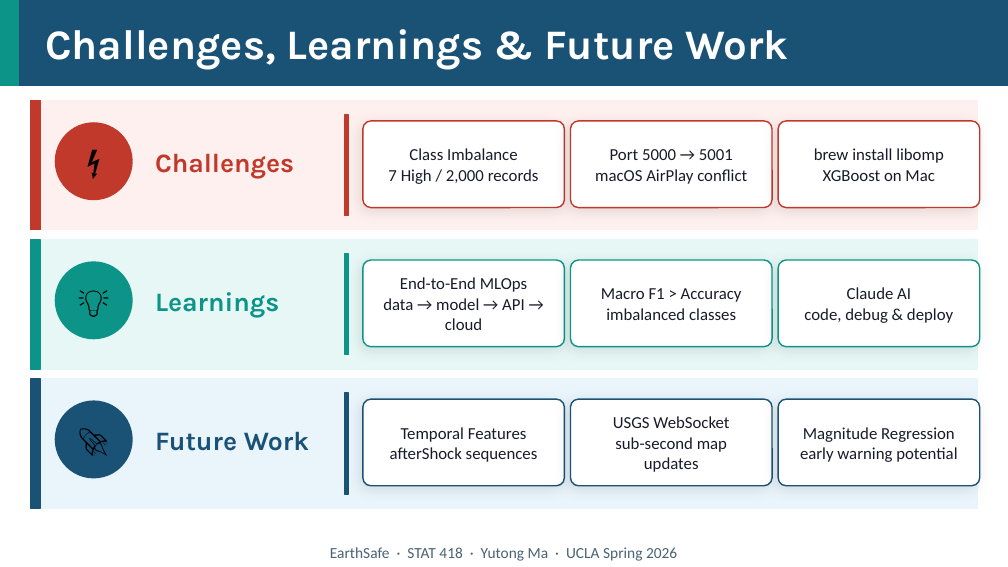
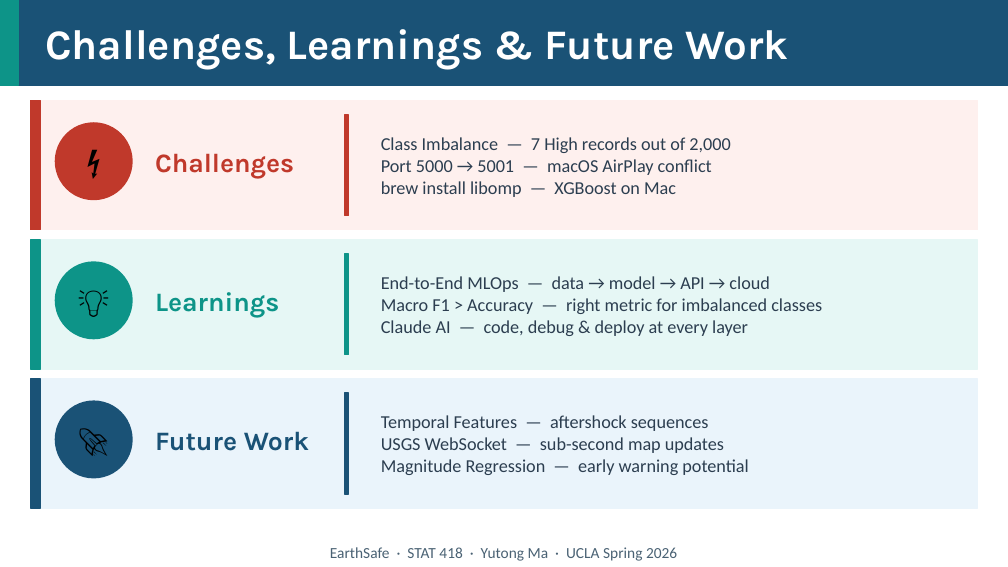
Before and after one commit to tt12049999/EarthSafe, a slide deck: slide 7 of presentation/EarthSafe_Final_Presentation.pptx. Drawn at 1008x567 pixels with LibreOffice and Linux fonts; fonts in the diff are those of the drawing. Boxes give left, top, right and bottom in pixels: in the first picture for what was removed or moved away, otherwise in the second. Text is boxed around its words. In the diff, an @@ line names an element or a change of style, - is before the commit and + after.

```diff
--- a/presentation/EarthSafe_Final_Presentation.pptx
+++ b/presentation/EarthSafe_Final_Presentation.pptx
@@ rounded rectangle removed at [363, 121, 564, 208] @@
@@ text at [381, 137, 730, 197]: text changed; size 12 to 13 pt; text colour #1A1A2A to #2C3E50 @@
-Port 5000 → 5001
-macOS AirPlay conflict
+Class Imbalance — 7 High records out of 2,000
+Port 5000 → 5001 — macOS AirPlay conflict
+brew install libomp — XGBoost on Mac
@@ text removed at [388, 148, 539, 184] @@
-Class Imbalance
-7 High / 2,000 records
@@ rounded rectangle removed at [571, 121, 772, 208] @@
@@ rounded rectangle removed at [778, 121, 980, 208] @@
@@ text removed at [814, 148, 944, 181] @@
-brew install libomp
-XGBoost on Mac
@@ rounded rectangle removed at [363, 260, 564, 347] @@
@@ rounded rectangle removed at [571, 260, 772, 347] @@
@@ rounded rectangle removed at [778, 260, 980, 347] @@
@@ text at [381, 276, 822, 336]: text changed; size 12 to 13 pt; text colour #1A1A2A to #2C3E50 @@
-End-to-End MLOps
-data → model → API → cloud
+End-to-End MLOps — data → model → API → cloud
+Macro F1 > Accuracy — right metric for imbalanced classes
+Claude AI — code, debug & deploy at every layer
@@ text removed at [601, 288, 742, 320] @@
-Macro F1 > Accuracy
-imbalanced classes
@@ text removed at [804, 287, 953, 323] @@
-Claude AI
-code, debug & deploy
@@ rounded rectangle removed at [363, 399, 564, 486] @@
@@ text at [381, 415, 748, 475]: text changed; size 12 to 13 pt; text colour #1A1A2A to #2C3E50 @@
-USGS WebSocket
-sub-second map updates
+Temporal Features — aftershock sequences
+USGS WebSocket — sub-second map updates
+Magnitude Regression — early warning potential
@@ rounded rectangle removed at [571, 399, 772, 486] @@
@@ rounded rectangle removed at [778, 399, 980, 486] @@
@@ text removed at [390, 427, 538, 462] @@
-Temporal Features
-afterShock sequences
@@ text removed at [800, 427, 957, 462] @@
-Magnitude Regression
-early warning potential
```
Also in this commit, not shown: 5 other slides changed, 1 slide added, 1 slide removed, 3 other files.
